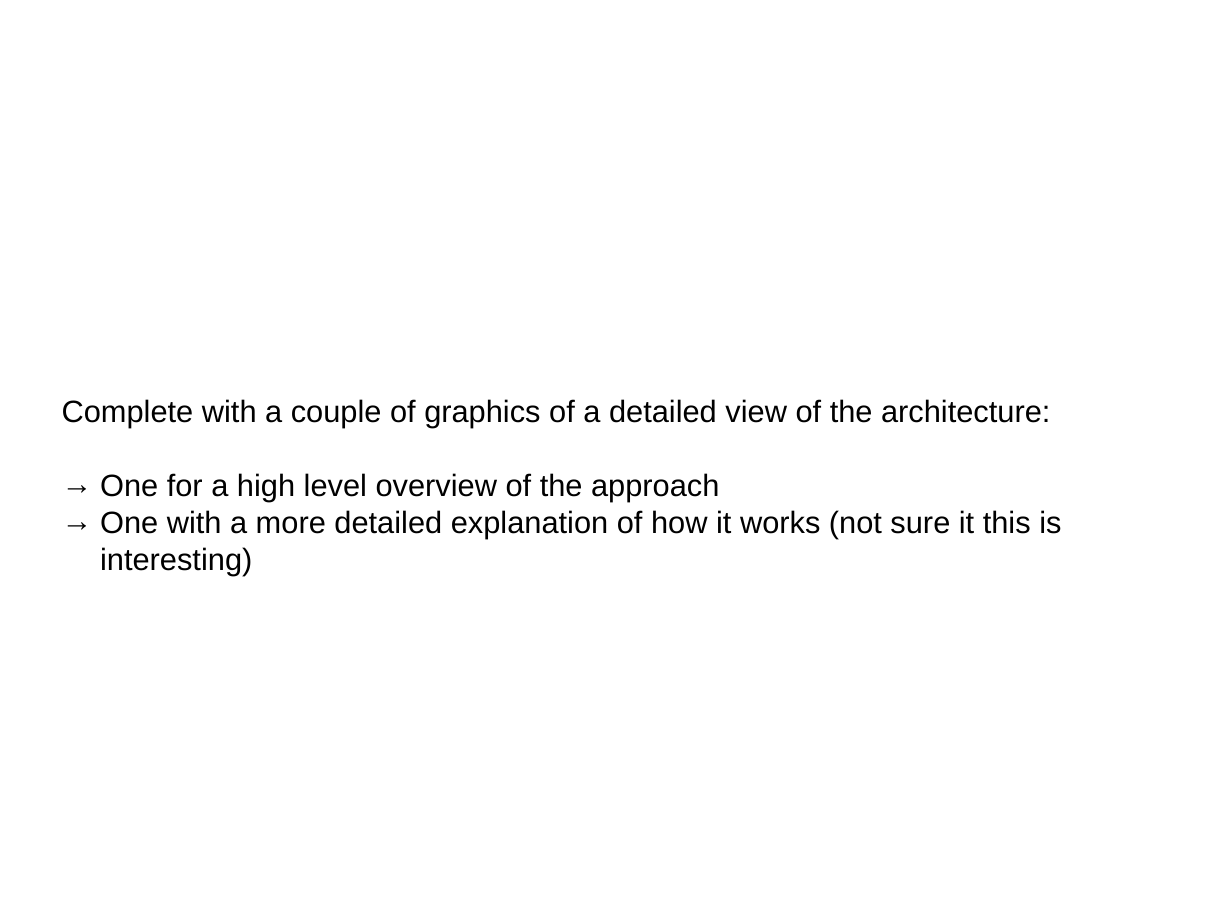
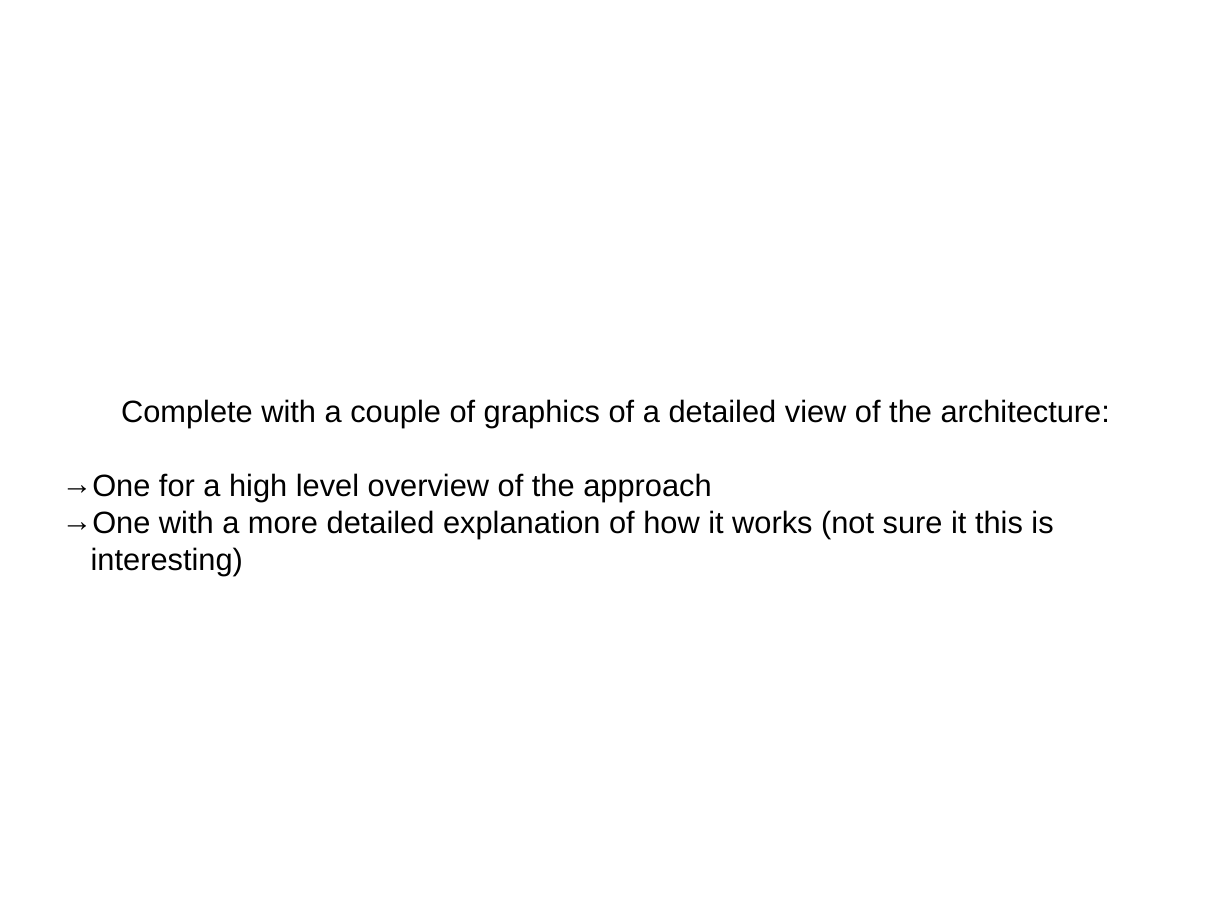
Before and after one commit to codyhoag/liferay-tech-talks, a slide deck: slide 15 of liferay-modularity-devcon2013/LiferayModularity-2013DEVCON.pptx (slide 9 before the commit). Drawn at 1232x924 pixels with LibreOffice and Linux fonts; fonts in the diff are those of the drawing. Boxes give left, top, right and bottom in pixels: in the first picture for what was removed or moved away, otherwise in the second. Text is boxed around its words. In the diff, an @@ line names an element or a change of style, - is before the commit and + after.

Commit message:
Include architecture graphics

```diff
--- a/liferay-modularity-devcon2013/LiferayModularity-2013DEVCON.pptx
+++ b/liferay-modularity-devcon2013/LiferayModularity-2013DEVCON.pptx
@@ text "Complete with a couple of ..." at (62, 399, 1110, 575): alignment left to centre; indent changed @@
```
Also in this commit, not shown: 1 other slide changed, 8 slides added.
